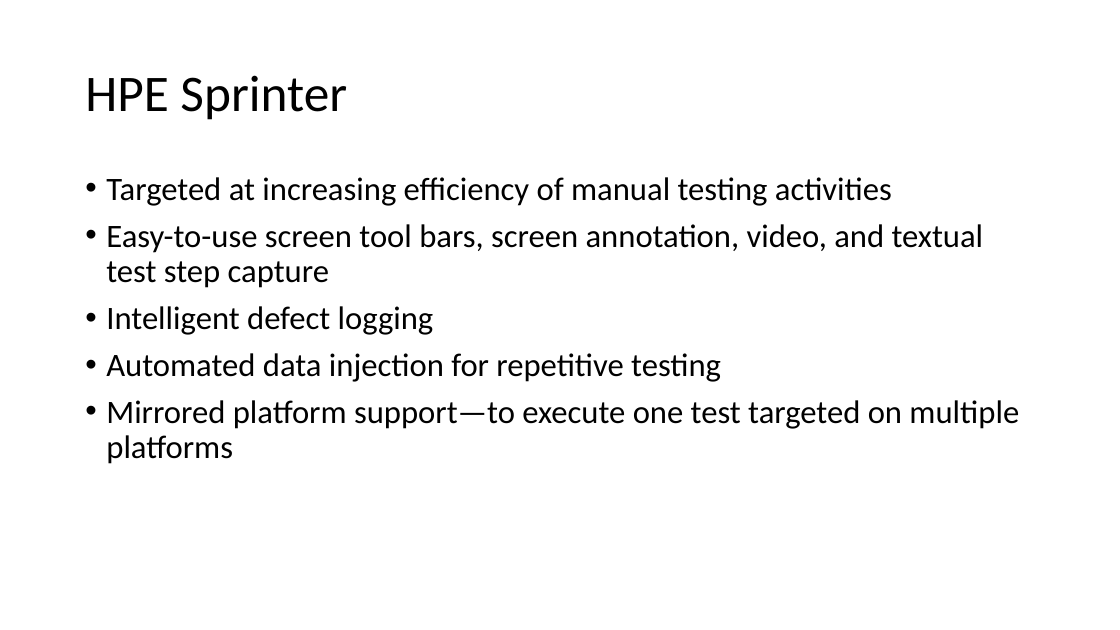
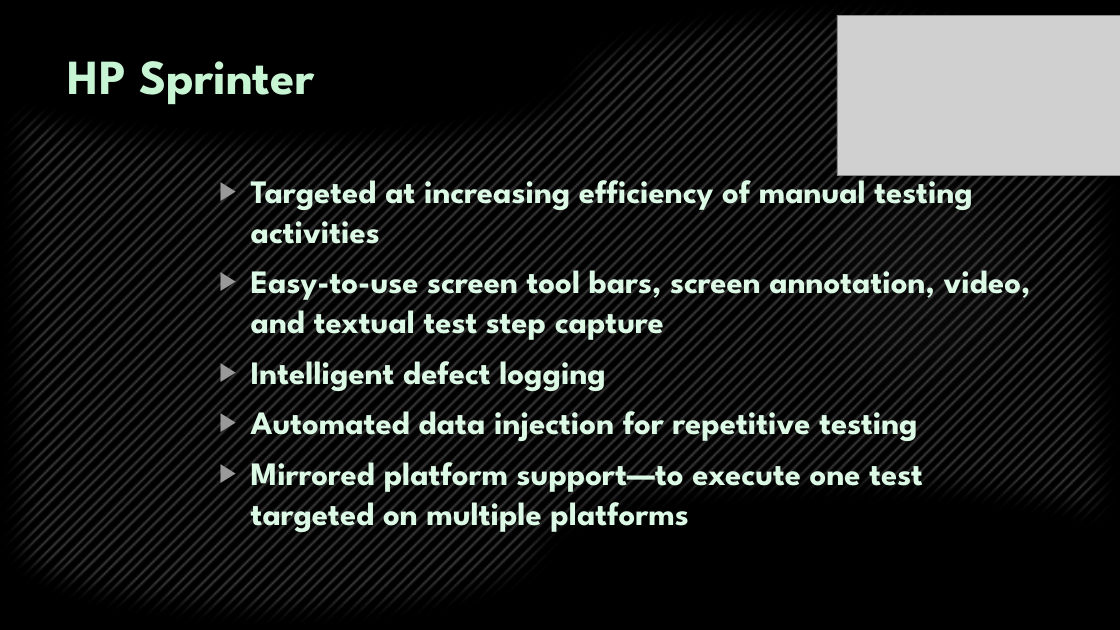
Before and after one commit to Team-Griffin-SQA-2015/Presentation-Preparations, a slide deck: slide 9 of 04. TestCaseManagementSystem defense - 27.11.15/HP Quality Center.pptx. Drawn at 1120x630 pixels with LibreOffice and Linux fonts; fonts in the diff are those of the drawing; grey boxes stand for pictures; background and template pictures are left out. Boxes give left, top, right and bottom in pixels: in the first picture for what was removed or moved away, otherwise in the second. Text is boxed around its words. In the diff, an @@ line names an element or a change of style, - is before the commit and + after.

```diff
--- a/04. TestCaseManagementSystem defense - 27.11.15/HP Quality Center.pptx
+++ b/04. TestCaseManagementSystem defense - 27.11.15/HP Quality Center.pptx
@@ background #FFFFFF to picture (left out) @@
@@ flow chart punched tape added at (0, 0, 1120, 630), fill pattern #4D4D4D on #000000 @@
@@ picture added at (837, 15, 1120, 176) @@
@@ title "HP Sprinter" at (68, 61, 314, 105): vertical alignment middle to top @@
@@ title at (68, 61, 314, 105): text changed; size 44 to 42 pt; font Calibri to League Spartan; text colour #000000 to #C7F5D4; bold on @@
-HPE Sprinter
+HP Sprinter
@@ text "Targeted at increasing efficiency of ...": place and size @@
-text "Targeted at increasing efficiency of ..." at (106, 177, 1019, 464)
+text "Targeted at increasing efficiency of ..." at (251, 170, 1031, 535)
@@ text "Targeted at increasing efficiency of ..." at (251, 170, 1031, 535): font Calibri to League Spartan, text colour #000000 to #DBF9E5, bold on; bullet • to ▶; line spacing 0.9 to 1 @@
@@ ellipse added at (791, 154, 1049, 413), fill gradient #666666 @@
```
Also in this commit, not shown: 9 other slides changed, 1 slide added, 1 slide removed.
